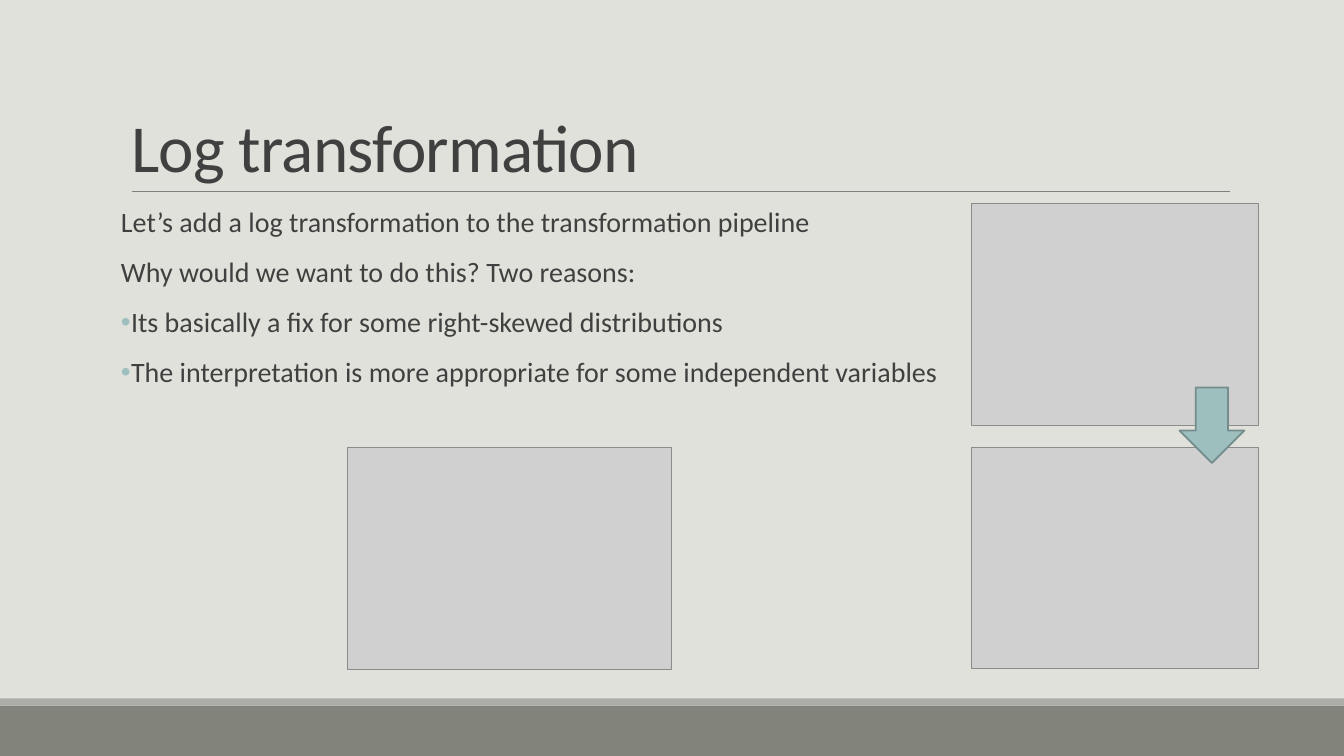
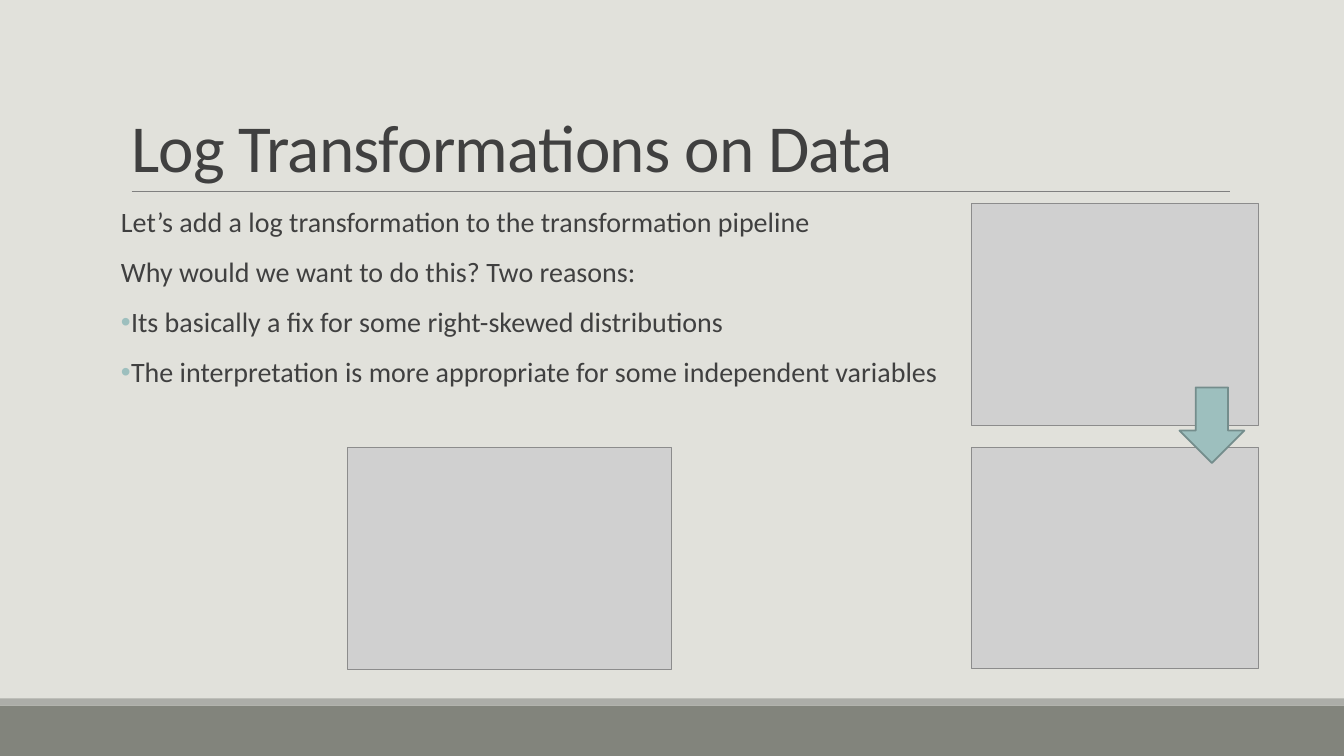
Before and after one commit to casey-whorton-waynestate/public-course-content, a slide deck: slide 49 of Wayne State Course.pptx (slide 50 before the commit). Drawn at 1344x756 pixels with LibreOffice and Linux fonts; fonts in the diff are those of the drawing; grey boxes stand for pictures. Boxes give left, top, right and bottom in pixels: in the first picture for what was removed or moved away, otherwise in the second. Text is boxed around its words. In the diff, an @@ line names an element or a change of style, - is before the commit and + after.

```diff
--- a/Wayne State Course.pptx
+++ b/Wayne State Course.pptx
@@ title at (131,125,893,184): text changed @@
-Log transformation
+Log Transformations on Data
```
Also in this commit, not shown: 10 other slides changed, 6 slides added, 7 slides removed.
